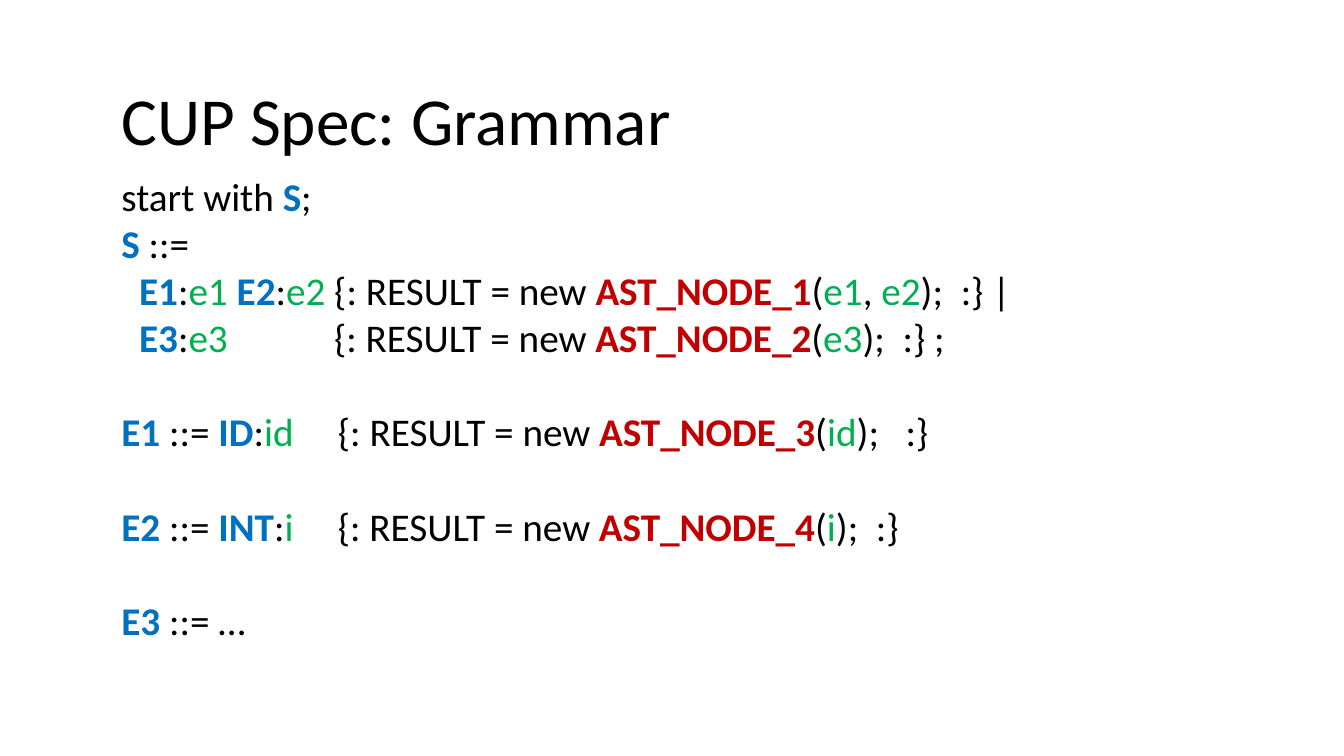
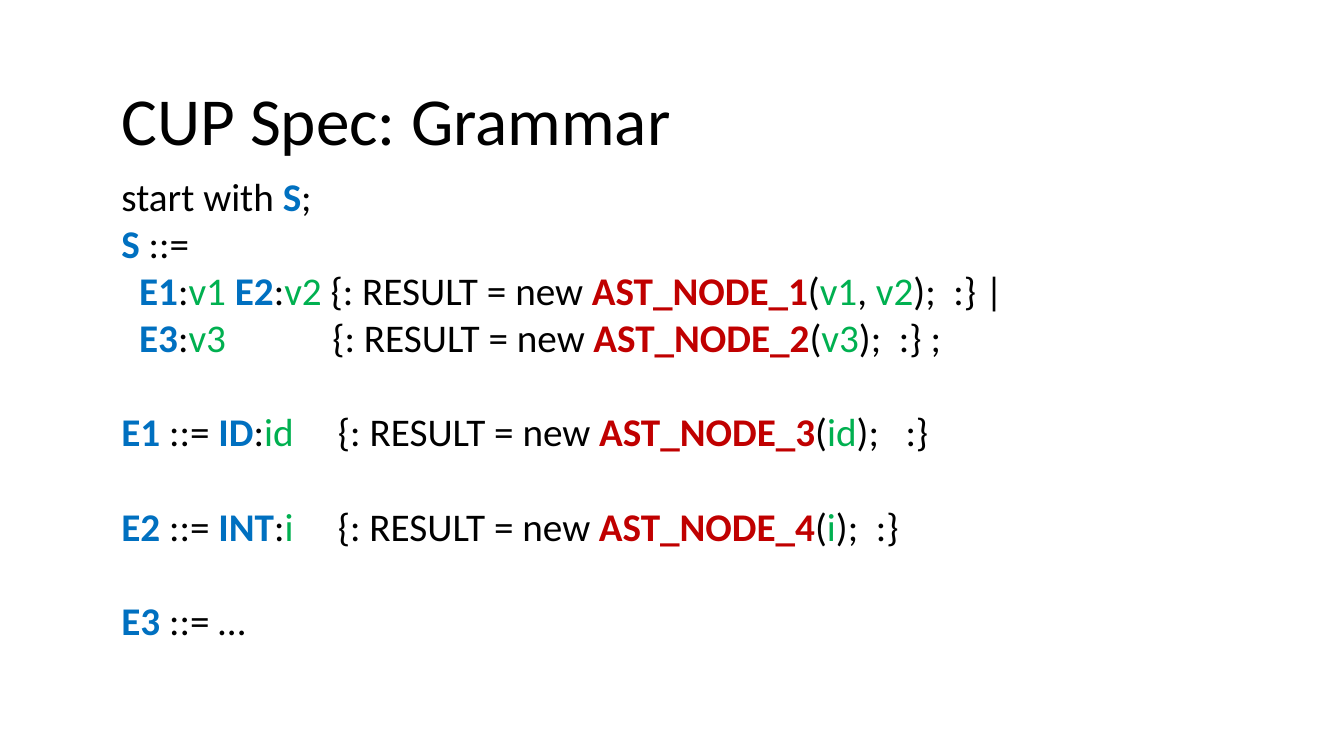
Before and after one commit to nivshani/compilation, a slide deck: slide 81 of slides/bottom_up_parsing.pptx. Drawn at 1344x756 pixels with LibreOffice and Linux fonts; fonts in the diff are those of the drawing. Boxes give left, top, right and bottom in pixels: in the first picture for what was removed or moved away, otherwise in the second. Text is boxed around its words. In the diff, an @@ line names an element or a change of style, - is before the commit and + after.

```diff
--- a/slides/bottom_up_parsing.pptx
+++ b/slides/bottom_up_parsing.pptx
@@ text at [139, 276, 936, 358]: text changed @@
-E1:e1 E2:e2 {: RESULT = new AST_NODE_1(e1, e2); :} |
-E3:e3 {: RESULT = new AST_NODE_2(e3); :} ;
+E1:v1 E2:v2 {: RESULT = new AST_NODE_1(v1, v2); :} |
+E3:v3 {: RESULT = new AST_NODE_2(v3); :} ;
```
Also in this commit, not shown: 2 other slides changed, 1 slide added, 1 other file.
